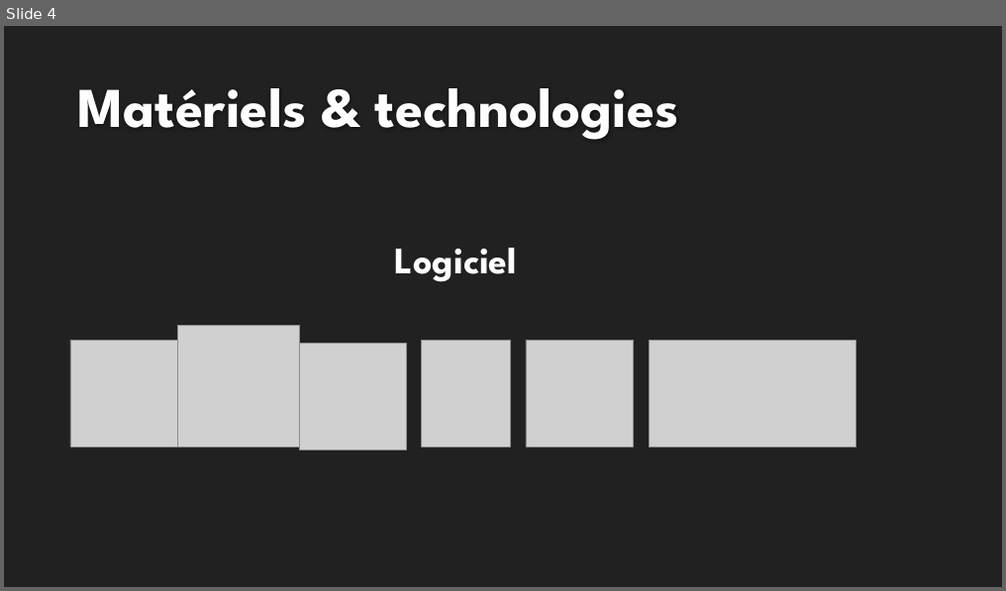
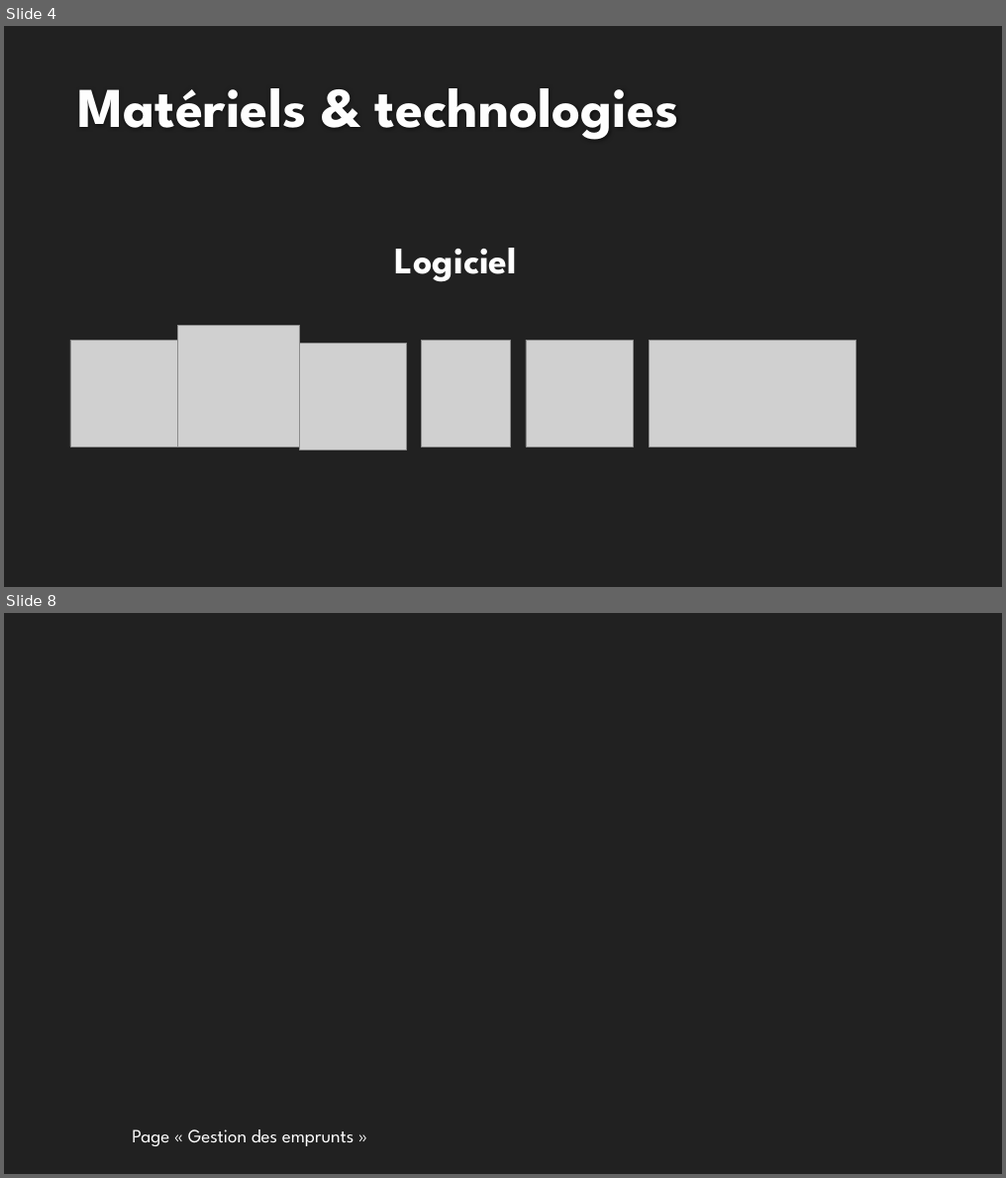
Before and after one commit to Wyrrain/Projet_Bts, a slide deck: Revue n2/Presentation du projet SFL2 (Maxime) Revue 2.pptx. Shown one above the other, each under a label of ours: slide 4 before the commit, slides 4 and 8 after it; the slides between them are not shown. The pictures are 1006x591 and 1006x1178 pixels, drawn with LibreOffice and Linux fonts; fonts in the diff are those of the drawing; grey boxes stand for pictures; background and template pictures are left out. Boxes give left, top, right and bottom in pixels: in the first picture for what was removed or moved away, otherwise in the second. Text is boxed around its words. In the diff, an @@ line names an element or a change of style, - is before the commit and + after.

```diff
--- a/Revue n2/Presentation du projet SFL2 (Maxime) Revue 2.pptx
+++ b/Revue n2/Presentation du projet SFL2 (Maxime) Revue 2.pptx
@@ slide 8 added at (x1=4, y1=613, x2=1002, y2=1174), background picture (left out) @@
@@ text added at (x1=132, y1=1130, x2=354, y2=1147), 18 pt, text #FFFFFF @@
+Page « Gestion des emprunts »
```
Also in this commit, not shown: 13 other slides added, 18 other files.
